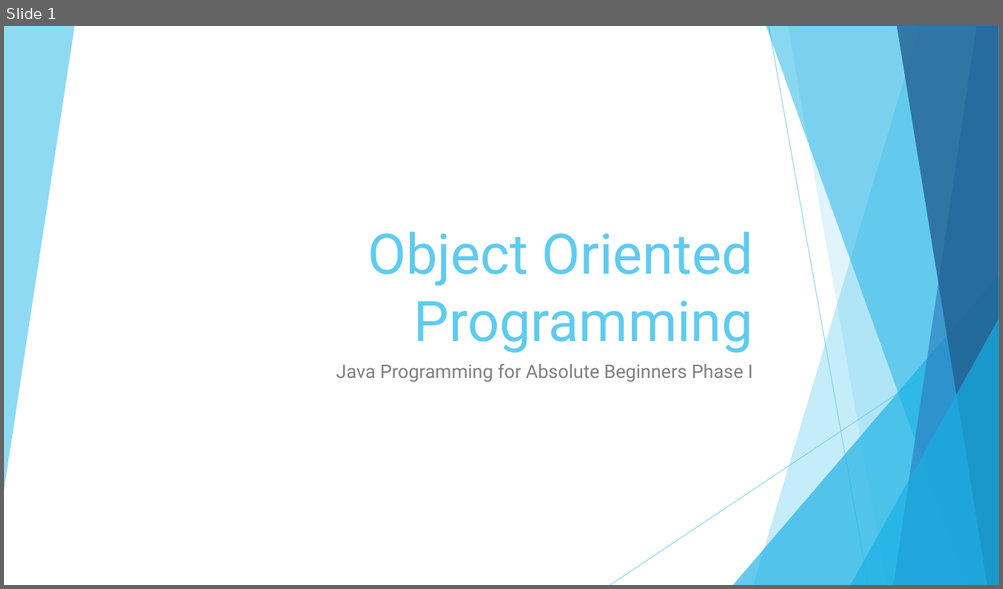
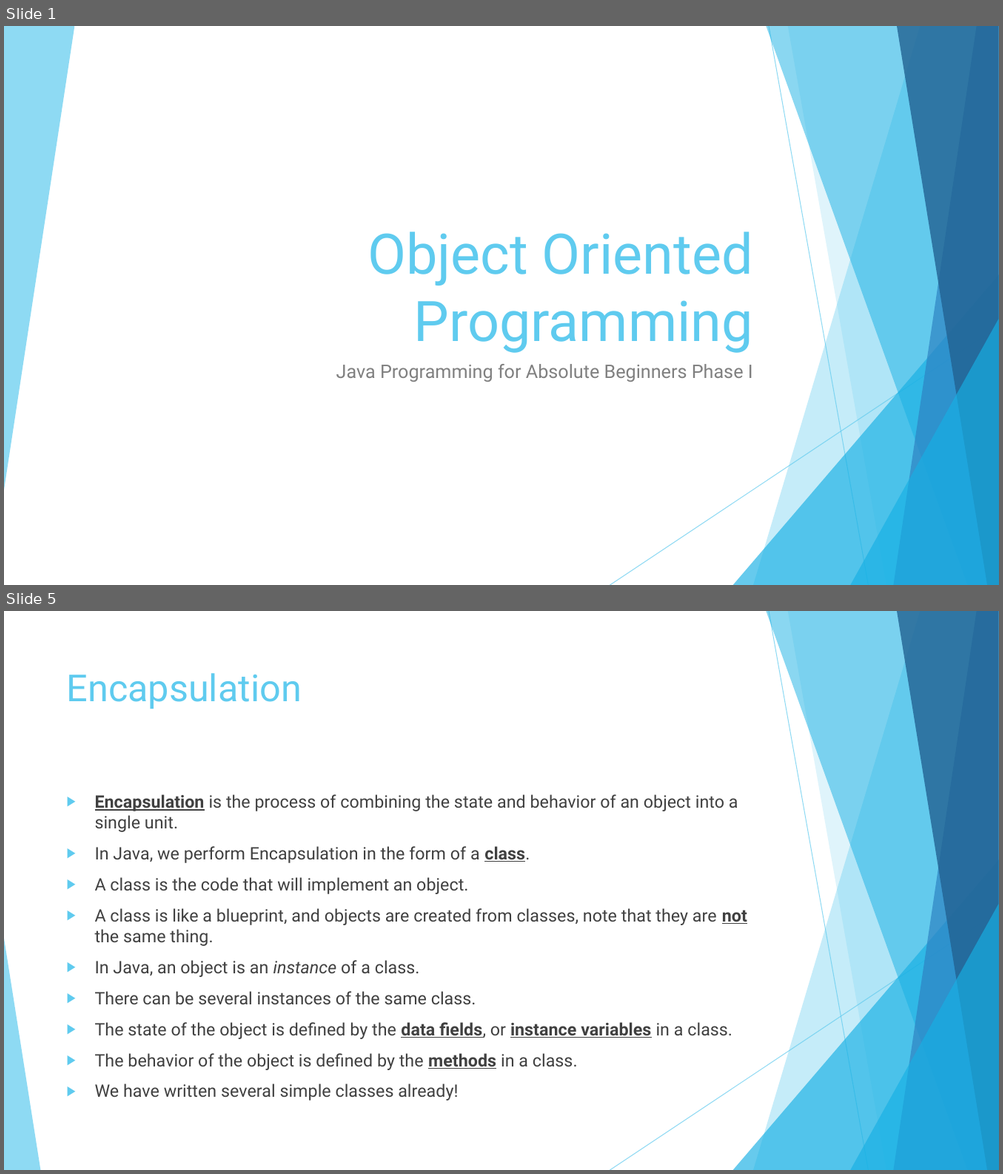
Before and after one commit to JoseRivas1998/Java-Game-Development-For-Absolute-Beginners, a slide deck: Slides/Lesson1.4.pptx. Shown one above the other, each under a label of ours: slide 1 before the commit, slides 1 and 5 after it; the slides between them are not shown. The pictures are 1003x589 and 1003x1174 pixels, drawn with LibreOffice and Linux fonts; fonts in the diff are those of the drawing. Boxes give left, top, right and bottom in pixels: in the first picture for what was removed or moved away, otherwise in the second. Text is boxed around its words. In the diff, an @@ line names an element or a change of style, - is before the commit and + after.

```diff
--- a/Slides/Lesson1.4.pptx
+++ b/Slides/Lesson1.4.pptx
@@ slide 5 added at [4,611,999,1170], background #FFFFFF; not listed: 9 template elements that a slide beside it also shows @@
@@ title added at [67,673,301,709], 36 pt, text #5FCBEF @@
+Encapsulation
@@ text added at [95,795,747,1101], 16.6 pt, text #404040 @@
+▶ Encapsulation is the process of combining the state and behavior of an object into a single unit.
+▶ In Java, we perform Encapsulation in the form of a class.
+▶ A class is the code that will implement an object.
+▶ A class is like a blueprint, and objects are created from classes, note that they are not the same thing.
+▶ In Java, an object is an instance of a class.
+▶ There can be several instances of the same class.
+▶ The state of the object is defined by the data fields, or instance variables in a class.
+▶ The behavior of the object is defined by the methods in a class.
+▶ We have written several simple classes already!
@@ triangle added at [4,939,40,1170], fill #5FCBEF at 70% opacity @@
```
Also in this commit, not shown: 5 other slides added, 1 slide removed, 2 other files.
